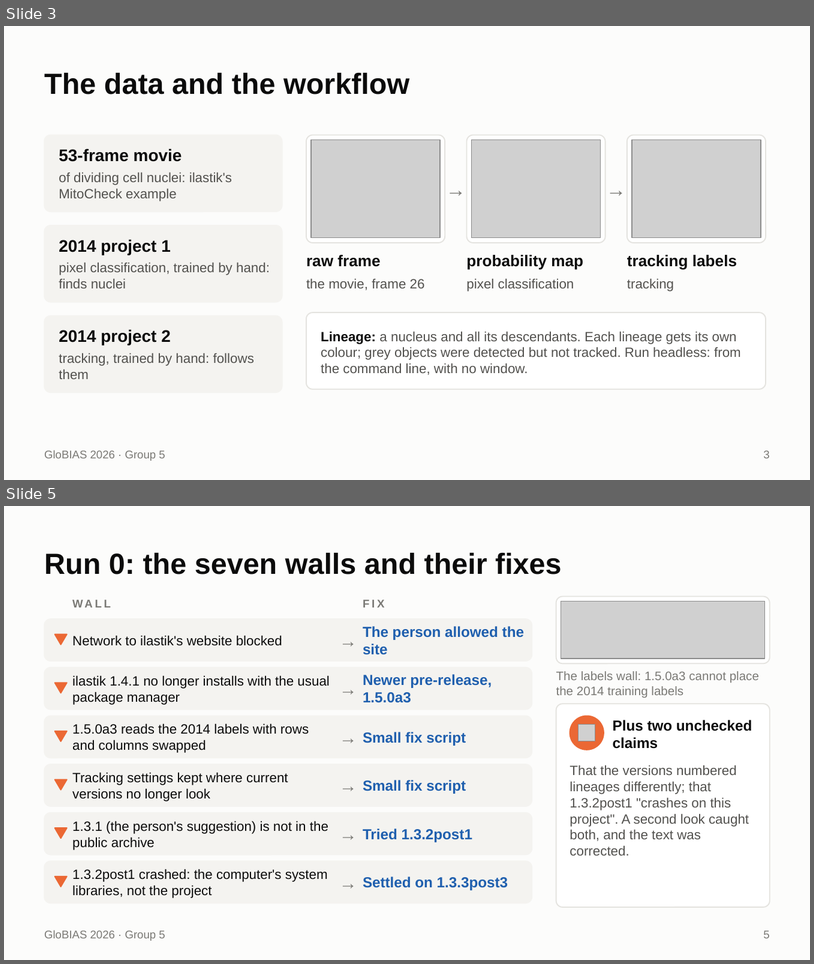
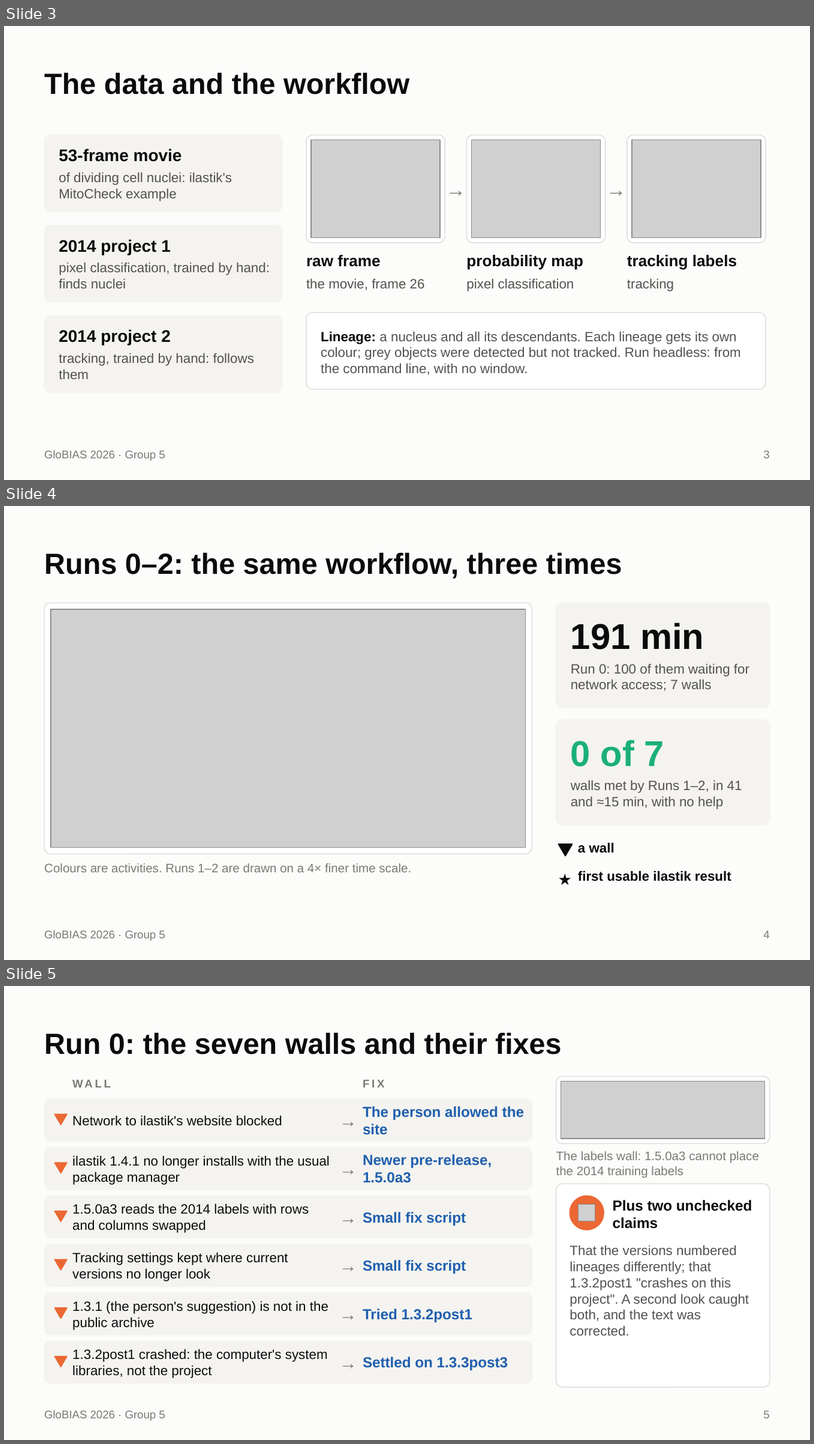
Before and after one commit to globias-2026-group5/globias-2026-group5.github.io, a slide deck: talk/ilastik-five-sessions-long.pptx. Shown one above the other, each under a label of ours: slides 3 and 5 before the commit, slides 3, 4 and 5 after it; the slides between them are not shown. The pictures are 814x964 and 814x1444 pixels, drawn with LibreOffice and Linux fonts; fonts in the diff are those of the drawing; grey boxes stand for pictures. Boxes give left, top, right and bottom in pixels: in the first picture for what was removed or moved away, otherwise in the second. Text is boxed around its words. In the diff, an @@ line names an element or a change of style, - is before the commit and + after.

```diff
--- a/talk/ilastik-five-sessions-long.pptx
+++ b/talk/ilastik-five-sessions-long.pptx
@@ slide 4 added at (x1=4, y1=506, x2=810, y2=960), background #FCFCFB; not listed: 1 template element that a slide beside it also shows @@
@@ title added at (x1=44, y1=553, x2=623, y2=579), 26 pt, text #0B0B0B, bold @@
+Runs 0–2: the same workflow, three times
@@ rounded rectangle added at (x1=44, y1=603, x2=532, y2=853), fill #FFFFFF, outline #E4E3DF 1 pt @@
@@ picture added at (x1=51, y1=609, x2=526, y2=847) @@
@@ rounded rectangle added at (x1=557, y1=603, x2=770, y2=708), fill #F4F3F0, outline #F4F3F0 1 pt @@
@@ text added at (x1=571, y1=622, x2=704, y2=649), 32 pt, text #0B0B0B, bold @@
+191 min
@@ text added at (x1=571, y1=664, x2=750, y2=691), 12 pt, text #52514E @@
+Run 0: 100 of them waiting for network access; 7 walls
@@ rounded rectangle added at (x1=557, y1=720, x2=770, y2=825), fill #F4F3F0, outline #F4F3F0 1 pt @@
@@ text added at (x1=571, y1=739, x2=665, y2=766), 32 pt, text #1BAF7A, bold @@
+0 of 7
@@ text added at (x1=571, y1=780, x2=743, y2=809), 12 pt, text #52514E @@
+walls met by Runs 1–2, in 41 and ≈15 min, with no help
@@ triangle added at (x1=559, y1=844, x2=573, y2=855), fill #0B0B0B, outline #0B0B0B 1 pt @@
@@ text added at (x1=578, y1=842, x2=615, y2=852), 12 pt, text #0B0B0B, bold @@
+a wall
@@ text added at (x1=44, y1=863, x2=411, y2=872), 11 pt, text #7A7975 @@
+Colours are activities. Runs 1–2 are drawn on a 4× finer time scale.
@@ text added at (x1=557, y1=867, x2=574, y2=890), 14 pt, text #0B0B0B @@
+★
@@ text added at (x1=578, y1=870, x2=732, y2=881), 12 pt, text #0B0B0B, bold @@
+first usable ilastik result
@@ page number added at (x1=764, y1=930, x2=770, y2=938), 10 pt, text #7A7975 @@
+4
```
Also in this commit, not shown: 1 slide changed, 3 other slides added, 1 slide removed, 10 other files.
